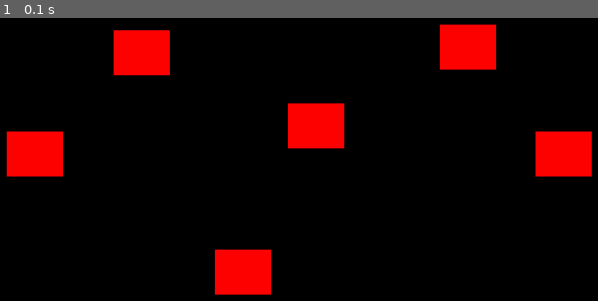
Above: before the commit, frame 1.
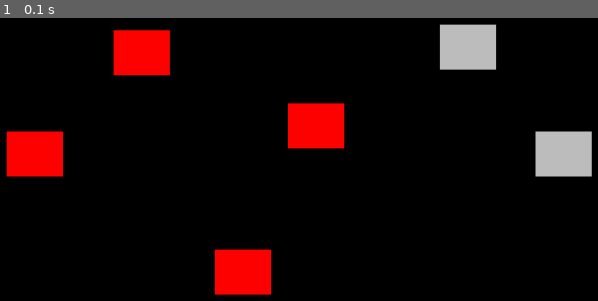
Above: after the commit, the same moment.

Repository: harryodubhghaill/pygame-platformer
Game: pygame game, started from main.py
The game is run twice, just before and just after one commit, with the same random seed, the same clock (stepped at 60 frames per second) and the same inputs.
Inputs:
- Up to frame 1 (0.1 s): no input

The runs differ from the first frame. In frame 1, 3.1% of the frame differs, in the area x 73-99%, y 2-57%.

Commit message:
highlight unlocked nodes

Diff:
--- a/overworld.py
+++ b/overworld.py
@@ -2,10 +2,13 @@
 from game_data import levels
 
 class Node(pygame.sprite.Sprite):
-    def __init__(self, pos):
+    def __init__(self, pos, status):
         super().__init__()
         self.image = pygame.Surface((100, 80))
-        self.image.fill('red')
+        if status == 'available':
+            self.image.fill('red')
+        else:
+            self.image.fill('grey')
         self.rect = self.image.get_rect(center = pos)
 class Overworld:
     def __init__(self, start_level, max_level, surface):
@@ -21,9 +24,14 @@
     def setup_nodes(self):
         self.nodes = pygame.sprite.Group()
 
-        for node_data in levels.values():
-            node_sprite = Node(node_data['node_pos'])
+        for index ,node_data in enumerate(levels.values()):
+            if index <= self.max_level:
+                node_sprite = Node(node_data['node_pos'], 'available')
+            else:
+                node_sprite = Node(node_data['node_pos'], 'locked')
+
             self.nodes.add(node_sprite)
+
 
     def run(self):
         self.nodes.draw(self.display_surface)
